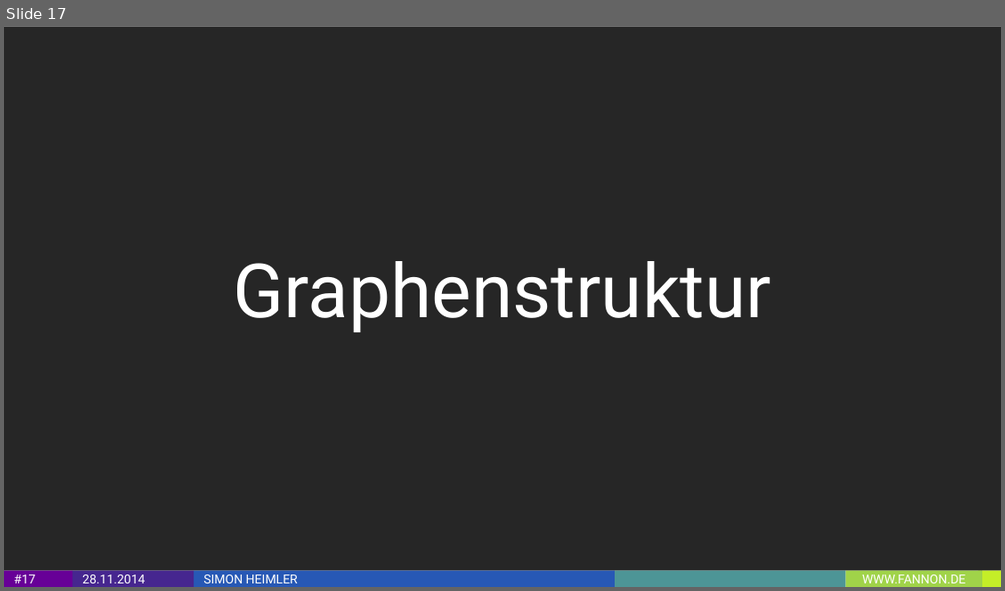
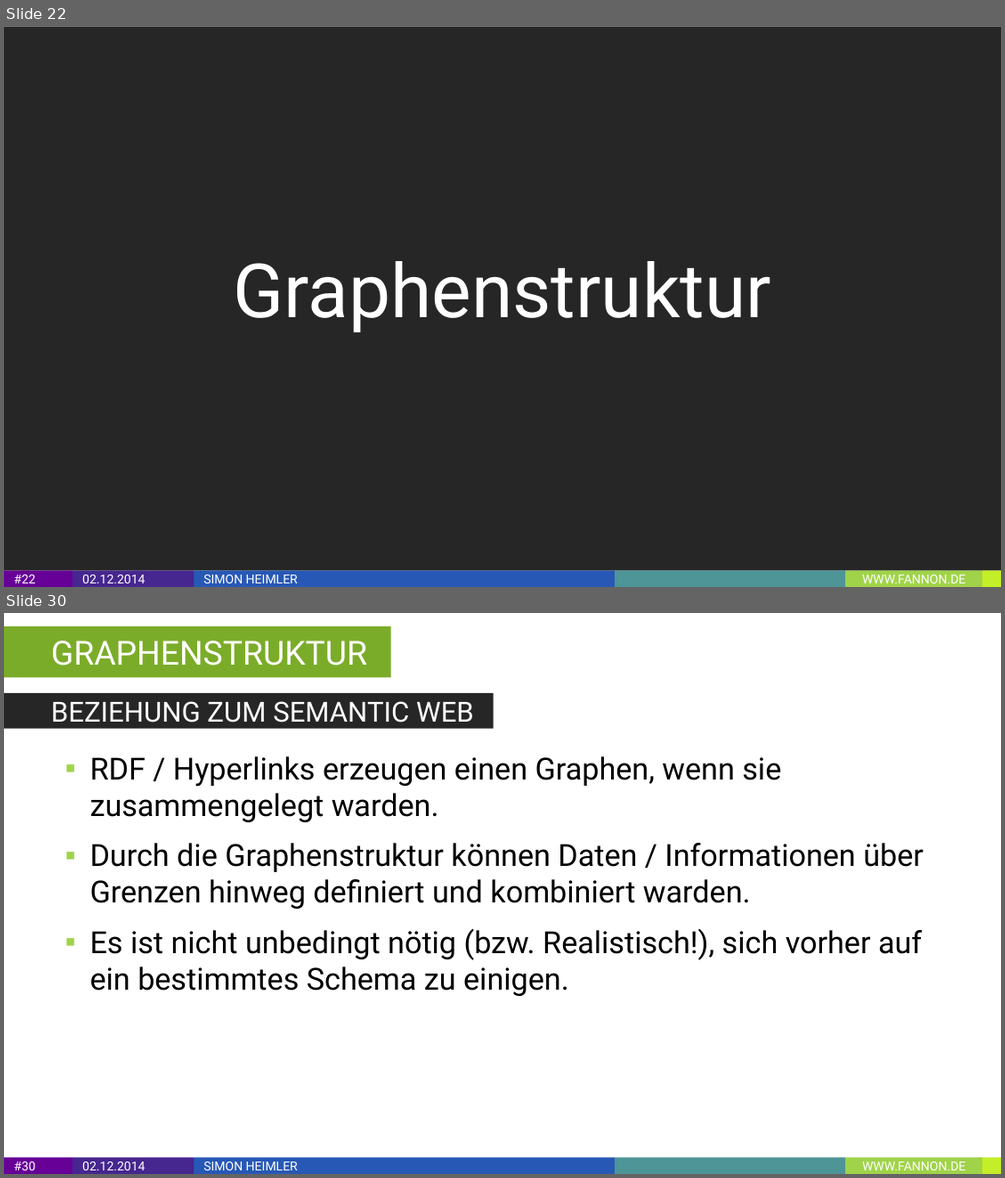
Before and after one commit to Fannon/SemanticWebParadigmen, a slide deck: Semantic Web Paradigmen PPT.pptx. Shown one above the other, each under a label of ours: slide 17 before the commit, slides 22 and 30 after it; the slides between them are not shown. The pictures are 1005x591 and 1005x1178 pixels, drawn with LibreOffice and Linux fonts; fonts in the diff are those of the drawing. Boxes give left, top, right and bottom in pixels: in the first picture for what was removed or moved away, otherwise in the second. Text is boxed around its words. In the diff, an @@ line names an element or a change of style, - is before the commit and + after.

```diff
--- a/Semantic Web Paradigmen PPT.pptx
+++ b/Semantic Web Paradigmen PPT.pptx
@@ slide 30 added at bbox=[4, 613, 1001, 1174], background #FFFFFF; not listed: 6 template elements that a slide beside it also shows @@
@@ rectangle added at bbox=[4, 627, 391, 678], fill #7BAC29, 24 pt, text #FFFFFF @@
+GRAPHENSTRUKTUR
@@ rectangle added at bbox=[4, 693, 494, 728], fill #262626, 20 pt, text #FFFFFF @@
+BEZIEHUNG ZUM SEMANTIC WEB
@@ text added at bbox=[90, 756, 923, 996], 22 pt, text #000000 @@
+▪ RDF / Hyperlinks erzeugen einen Graphen, wenn sie zusammengelegt warden.
+▪ Durch die Graphenstruktur können Daten / Informationen über Grenzen hinweg definiert und kombiniert warden.
+▪ Es ist nicht unbedingt nötig (bzw. Realistisch!), sich vorher auf ein bestimmtes Schema zu einigen.
@@ what was slide 17 is now slide 22 @@
@@ slide 22 changed as well @@
@@ page number at bbox=[14, 574, 35, 583]: text changed @@
-#17
+#22
@@ text in rectangle at bbox=[82, 574, 145, 583]: text changed @@
-28.11.2014
+02.12.2014
```
Also in this commit, not shown: 18 other slides changed, 26 other slides added, 11 slides removed, 4 other files.
